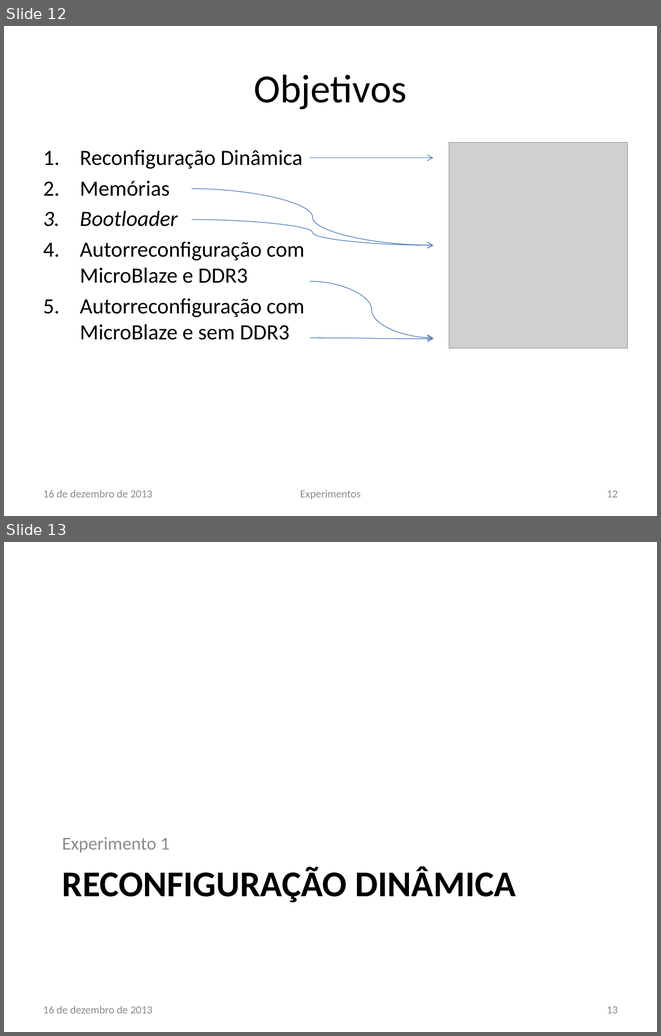
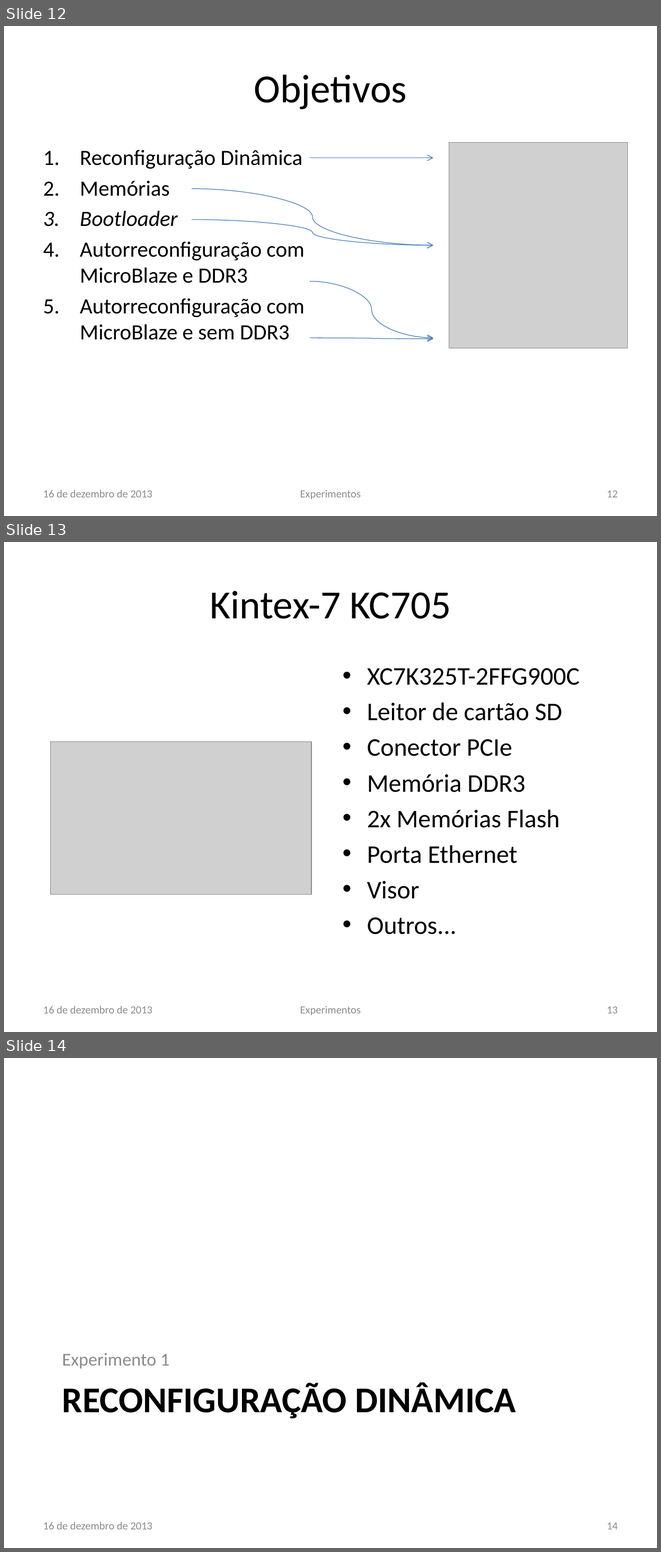
Before and after one commit to lsoliveira459/tg2, a slide deck: Apresentação/Estudo e Implementação de Reconfiguração Dinâmica.pptx. Shown one above the other, each under a label of ours: slides 12 and 13 before the commit, slides 12, 13 and 14 after it. The pictures are 661x1036 and 661x1552 pixels, drawn with LibreOffice and Linux fonts; fonts in the diff are those of the drawing; grey boxes stand for pictures; background and template pictures are left out. Boxes give left, top, right and bottom in pixels: in the first picture for what was removed or moved away, otherwise in the second. Text is boxed around its words. In the diff, an @@ line names an element or a change of style, - is before the commit and + after.

```diff
--- a/Apresentação/Estudo e Implementação de Reconfiguração Dinâmica.pptx
+++ b/Apresentação/Estudo e Implementação de Reconfiguração Dinâmica.pptx
@@ slide 13 added at box(4, 542, 657, 1032), background #FFFFFF @@
@@ title added at box(210, 591, 451, 619), 44 pt, text #000000 @@
+Kintex-7 KC705
@@ text added at box(367, 668, 580, 934), 28 pt, text #000000 @@
+• XC7K325T-2FFG900C
+• Leitor de cartão SD
+• Conector PCIe
+• Memória DDR3
+• 2x Memórias Flash
+• Porta Ethernet
+• Visor
+• Outros...
@@ picture added at box(50, 741, 311, 894) @@
@@ text added at box(43, 1006, 153, 1013), 12 pt, text #8C8C8C @@
+16 de dezembro de 2013
@@ text added at box(300, 1006, 361, 1015), 12 pt, text #8C8C8C @@
+Experimentos
@@ page number added at box(607, 1006, 618, 1013), 12 pt, text #8C8C8C @@
+13
@@ what was slide 13 is now slide 14 @@
@@ page number at box(607, 1522, 618, 1529): text changed @@
-13
+14
```
Also in this commit, not shown: 2 slides changed, 3 other files.
